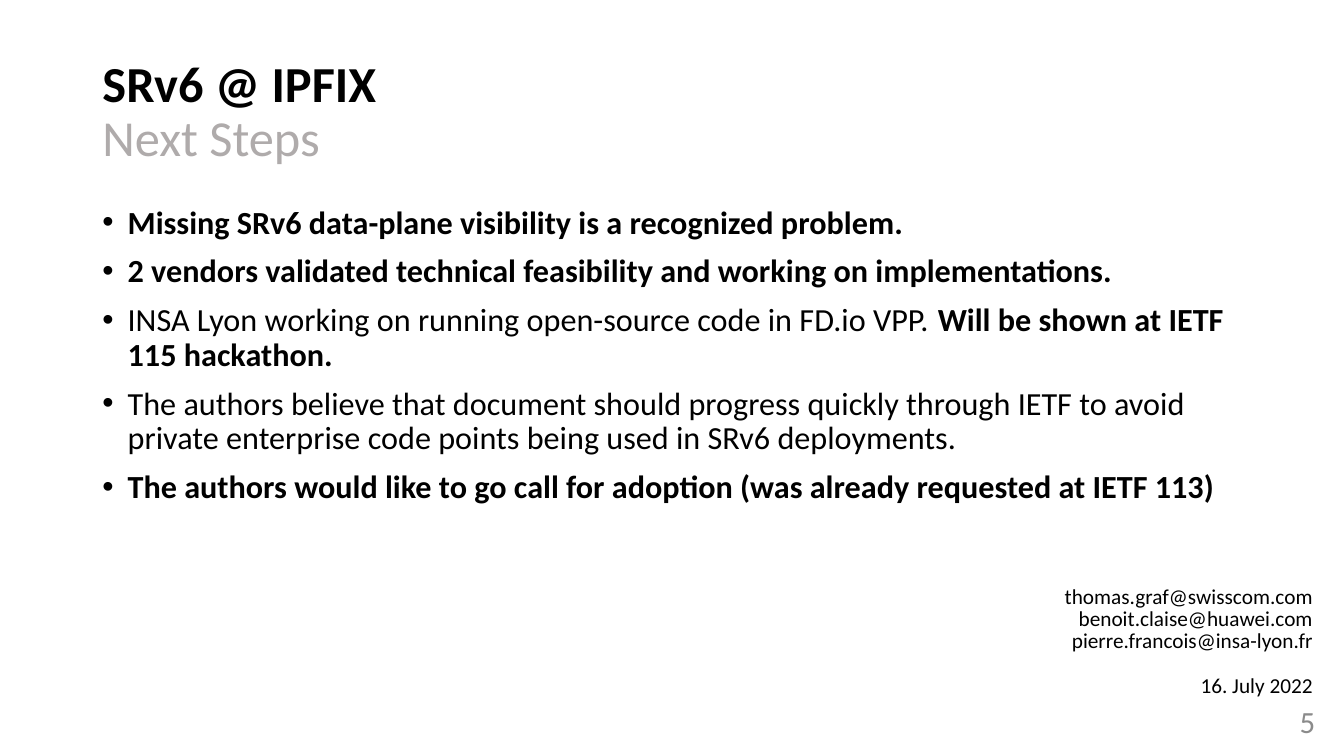
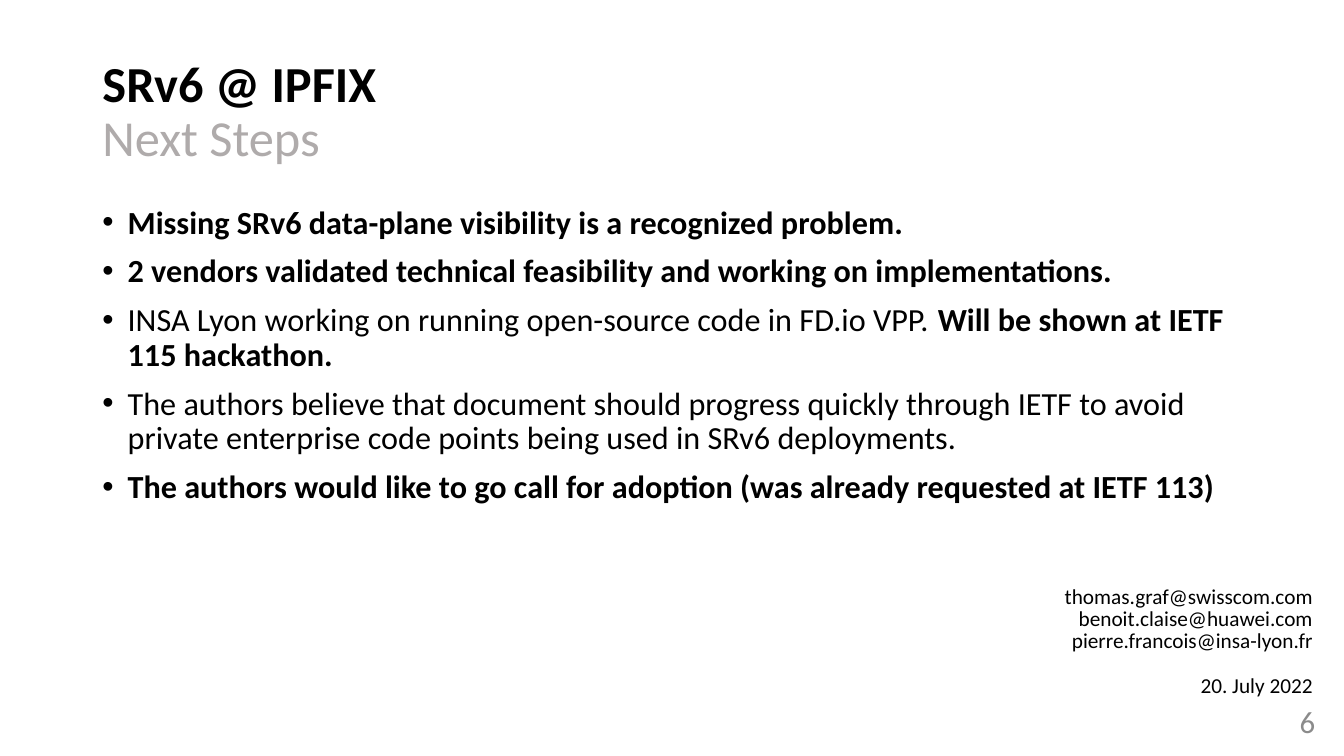
Before and after one commit to network-analytics/RFC9487, a slide deck: slide 6 of draft-tgraf-opsawg-ipfix-srv6-srh-04.pptx (slide 5 before the commit). Drawn at 1344x756 pixels with LibreOffice and Linux fonts; fonts in the diff are those of the drawing. Boxes give left, top, right and bottom in pixels: in the first picture for what was removed or moved away, otherwise in the second. Text is boxed around its words. In the diff, an @@ line names an element or a change of style, - is before the commit and + after.

```diff
--- a/draft-tgraf-opsawg-ipfix-srv6-srh-04.pptx
+++ b/draft-tgraf-opsawg-ipfix-srv6-srh-04.pptx
@@ text at (1201,678,1313,697): text changed @@
-16. July 2022
+20. July 2022
@@ page number at (1300,712,1316,733): text changed @@
-5
+6
```
Also in this commit, not shown: 1 other slide changed, 1 slide added, 1 other file.
